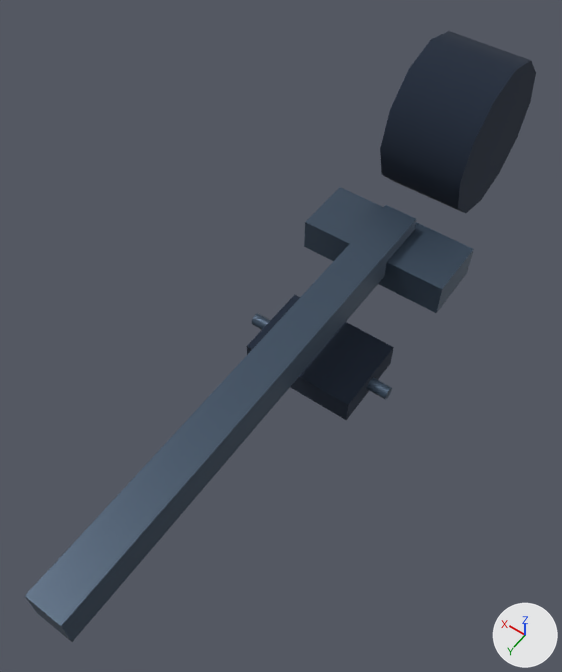
The glTF model motion/models/rower.glb as it was, and as the next commit left it.
One viewpoint serves both versions: a camera (50 mm lens) standing at (-0.81, 1.35, 2.11) and looking at (0.04, 0.17, 0.26). The lights are fixed; the arrows at lower right show +X, +Y and +Z. The older version comes first. Where no turn or scale is listed for an object, it has been applied to the vertices. Vertices at exactly the same position are counted once.

The older version as bpy lines, for what is in view:
```python
mat_material_0 = principled_material('Material_0')
mat_material_0.base_color = (0.0578, 0.0908, 0.138)  # dark blue #445568
mat_material_0.metallic = 0.5
mat_material_0.roughness = 0.45
mat_material_1 = principled_material('Material_1')
mat_material_1.base_color = (0.00857, 0.0185, 0.0395)  # dark blue #172538
mat_material_1.roughness = 0.95
me_mesh_0 = bpy.data.meshes.new('Mesh_0')
me_mesh_0.from_pydata(...)  # a box spanning x -0.06..0.06, y -0.82..0.82, z -0.06..0.06
me_mesh_0.materials.append(mat_material_0)  # dark blue #445568
me_mesh_1 = bpy.data.meshes.new('Mesh_1')
me_mesh_1.from_pydata(...)  # a box spanning x -0.2..0.2, y -0.14..0.14, z -0.045..0.045
me_mesh_1.materials.append(mat_material_1)  # dark blue #172538
me_mesh_2 = bpy.data.meshes.new('Mesh_2')
me_mesh_2.from_pydata(...)  # 28 vertices, 48 faces; spans x -0.15..0.15, y -0.27..0.27, z -0.27..0.27
me_mesh_2.materials.append(mat_material_1)  # dark blue #172538
me_mesh_3 = bpy.data.meshes.new('Mesh_3')
me_mesh_3.from_pydata(...)  # a box spanning x -0.265..0.265, y -0.11..0.11, z -0.06..0.06
me_mesh_3.materials.append(mat_material_0)  # dark blue #445568
me_mesh_4 = bpy.data.meshes.new('Mesh_4')
me_mesh_4.from_pydata(...)  # 28 vertices, 48 faces; spans x -0.27..0.27, y -0.022..0.022, z -0.022..0.022
me_mesh_4.materials.append(mat_material_0)  # dark blue #445568
ob_fan = bpy.data.objects.new('fan', me_mesh_2)
ob_fan.location = (0.0, -0.83, 0.43)
ob_feet = bpy.data.objects.new('feet', me_mesh_3)
ob_feet.location = (0.0, -0.4, 0.18)
ob_grip = bpy.data.objects.new('grip', me_mesh_4)
ob_grip.location = (0.0, 0.0, 0.0)
ob_rail = bpy.data.objects.new('rail', me_mesh_0)
ob_rail.location = (0.0, 0.35, 0.23)
ob_rowingseat = bpy.data.objects.new('rowingSeat', me_mesh_1)
ob_rowingseat.location = (0.0, 0.0, 0.0)
```
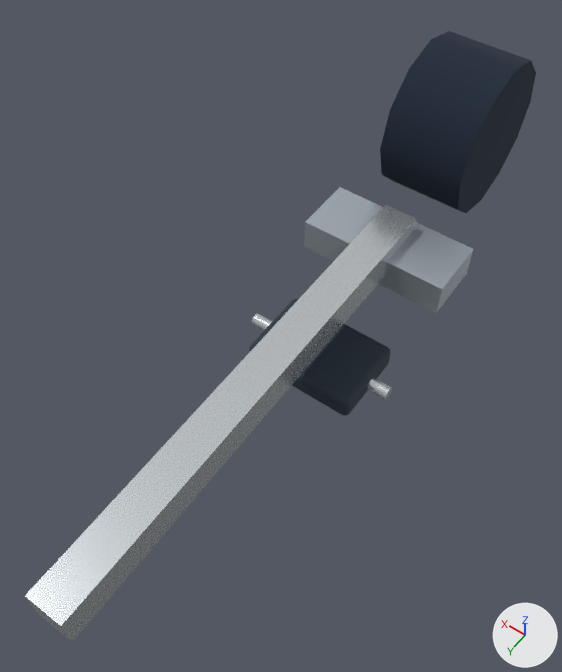
Patch to the scene script:
```diff
--- a/motion/models/rower.glb.py
+++ b/motion/models/rower.glb.py
@@ mat_material_0 @@
 mat_material_0 = principled_material('Material_0')
-mat_material_0.base_color = (0.0578, 0.0908, 0.138)  # dark blue #445568
-mat_material_0.metallic = 0.5
-mat_material_0.roughness = 0.45
+mat_material_0.base_color = (0.745, 0.791, 0.823)  # white #e0e6ea
+mat_material_0.metallic = 0.8
+mat_material_0.roughness = 0.23
@@ mat_material_1 @@
 mat_material_1.base_color = (0.00857, 0.0185, 0.0395)  # dark blue #172538
-mat_material_1.roughness = 0.95
+mat_material_1.roughness = 0.78
@@ mat_material_3 @@
+mat_material_3 = principled_material('Material_3')
+mat_material_3.base_color = (0.491, 0.552, 0.61)  # pale blue #bac4cd
+mat_material_3.metallic = 0.62
+mat_material_3.roughness = 0.36
@@ me_mesh_1 @@
 # used by ob_rowingseat; location = (0.0, 0.0, 0.0)
-me_mesh_1.from_pydata(...)  # 8 vertices, 12 faces; spans x -0.2..0.2, y -0.14..0.14, z -0.045..0.045
+me_mesh_1.from_pydata(...)  # 296 vertices, 588 faces; spans x -0.2..0.2, y -0.14..0.14, z -0.045..0.045
+# me_mesh_1 part 1: 8 vertices removed from x -0.2..0.2, y -0.14..0.14, z -0.045..0.045; 296 vertices added at x -0.2..0.2, y -0.14..0.14, z -0.045..0.045
 me_mesh_1.materials.append(mat_material_1)
@@ me_mesh_3 @@
 me_mesh_3.from_pydata(...)  # 8 vertices, 12 faces; spans x -0.265..0.265, y -0.11..0.11, z -0.06..0.06
-me_mesh_3.materials.append(mat_material_0)  # dark blue #445568
+me_mesh_3.materials.append(mat_material_3)  # pale blue #bac4cd
```

What differs and where, as boxes (x1, y1, x2, y2) in the pictures (562 x 672 px):
'rail', recoloured, surface changed (dark blue to white): (25, 205, 417, 642) in both
'feet', recoloured, surface changed (dark blue to pale blue): (304, 187, 474, 313) in both
'rowingSeat', reshaped (6% shorter): before (247, 295, 394, 420); after (249, 299, 390, 416)
'grip', recoloured, surface changed: (252, 313, 392, 400) in both
